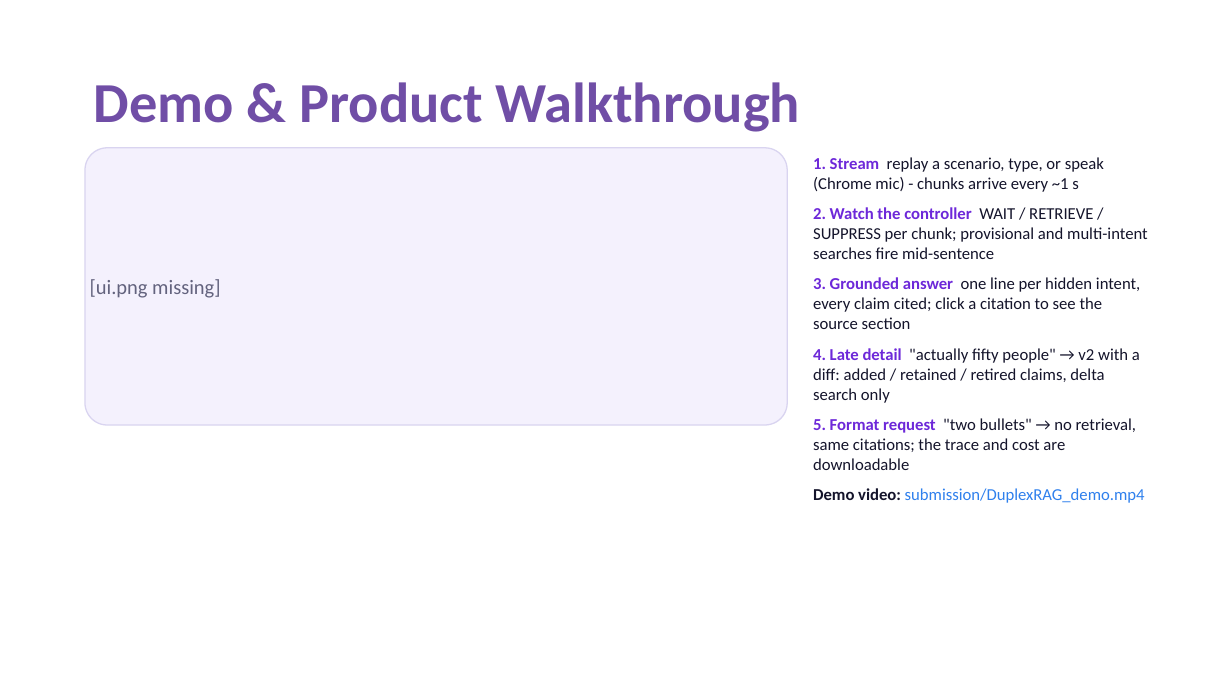
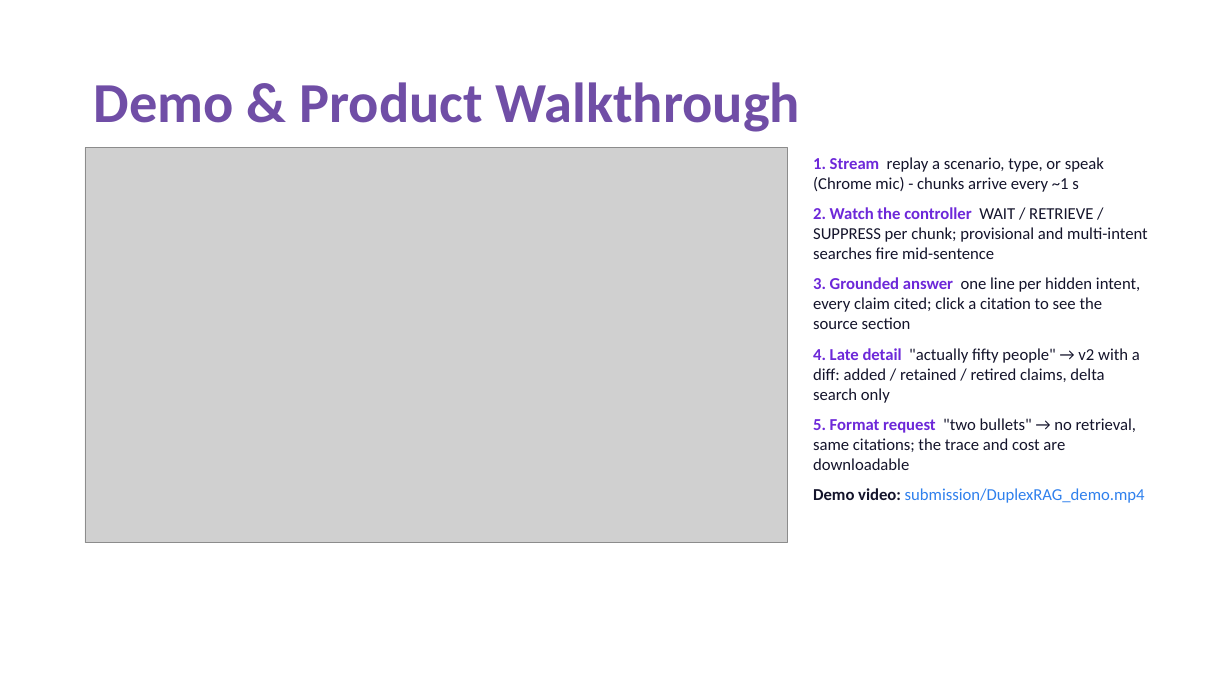
Before and after one commit to abhyuday404/DuplexRAG, a slide deck: slide 5 of submission/VITV_Pokermons_Submission.pptx. Drawn at 1232x693 pixels with LibreOffice and Linux fonts; fonts in the diff are those of the drawing; grey boxes stand for pictures. Boxes give left, top, right and bottom in pixels: in the first picture for what was removed or moved away, otherwise in the second. Text is boxed around its words. In the diff, an @@ line names an element or a change of style, - is before the commit and + after.

```diff
--- a/submission/VITV_Pokermons_Submission.pptx
+++ b/submission/VITV_Pokermons_Submission.pptx
@@ rounded rectangle removed at (x1=85, y1=148, x2=787, y2=425) @@
@@ picture added at (x1=85, y1=148, x2=787, y2=543) @@
@@ text removed at (x1=90, y1=279, x2=220, y2=298) @@
-[ui.png missing]
```
Also in this commit, not shown: 6 other slides changed, 34 other files.
